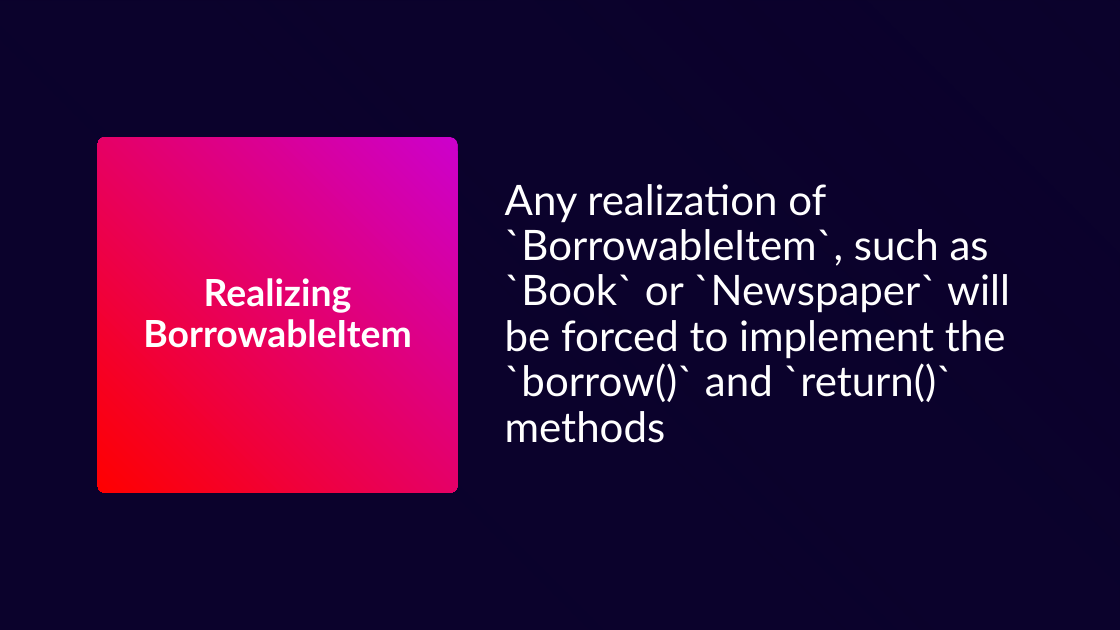
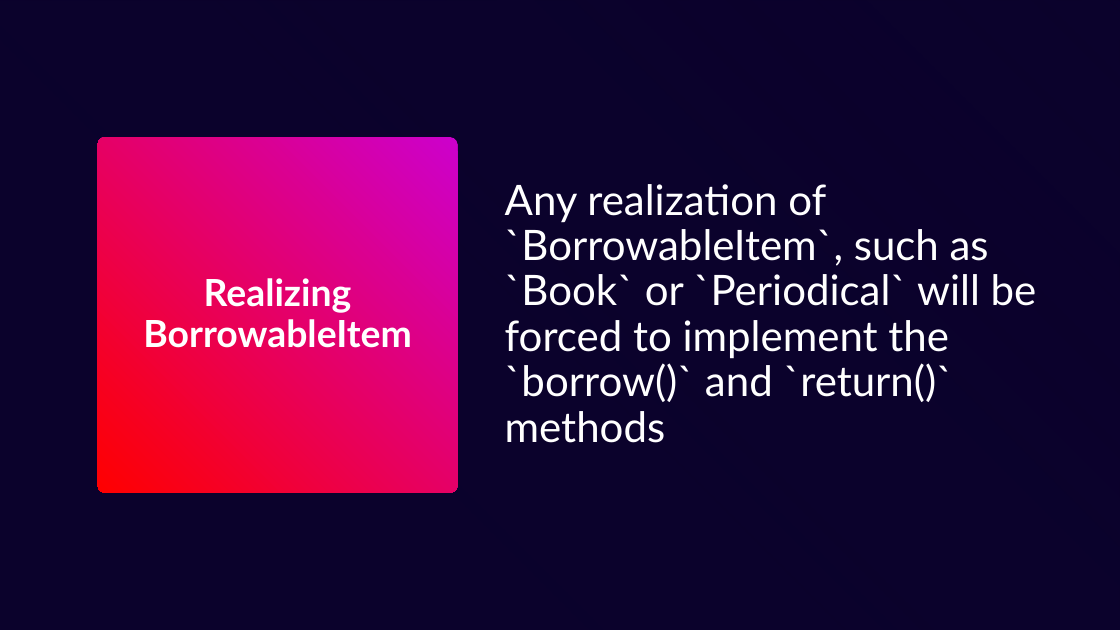
Before and after one commit to HowDoIGitHelp/CMSC23MDNotes, a slide deck: slide 12 of PPTs/OOP Class Relationships.pptx. Drawn at 1120x630 pixels with LibreOffice and Linux fonts; fonts in the diff are those of the drawing; background and template pictures are left out. Boxes give left, top, right and bottom in pixels: in the first picture for what was removed or moved away, otherwise in the second. Text is boxed around its words. In the diff, an @@ line names an element or a change of style, - is before the commit and + after.

Commit message:
update factory method uml

```diff
--- a/PPTs/OOP Class Relationships.pptx
+++ b/PPTs/OOP Class Relationships.pptx
@@ text at <box>505,184,1037,443</box>: text changed @@
-Any realization of `BorrowableItem`, such as `Book` or `Newspaper` will be forced to implement the `borrow()` and `return()` methods
+Any realization of `BorrowableItem`, such as `Book` or `Periodical` will be forced to implement the `borrow()` and `return()` methods
```
Also in this commit, not shown: 8 other files.
